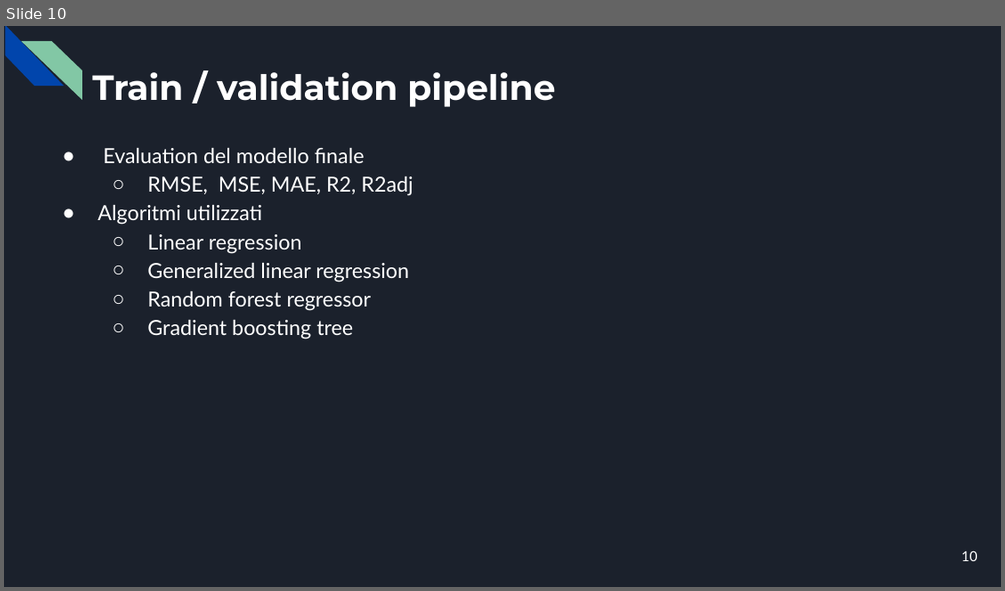
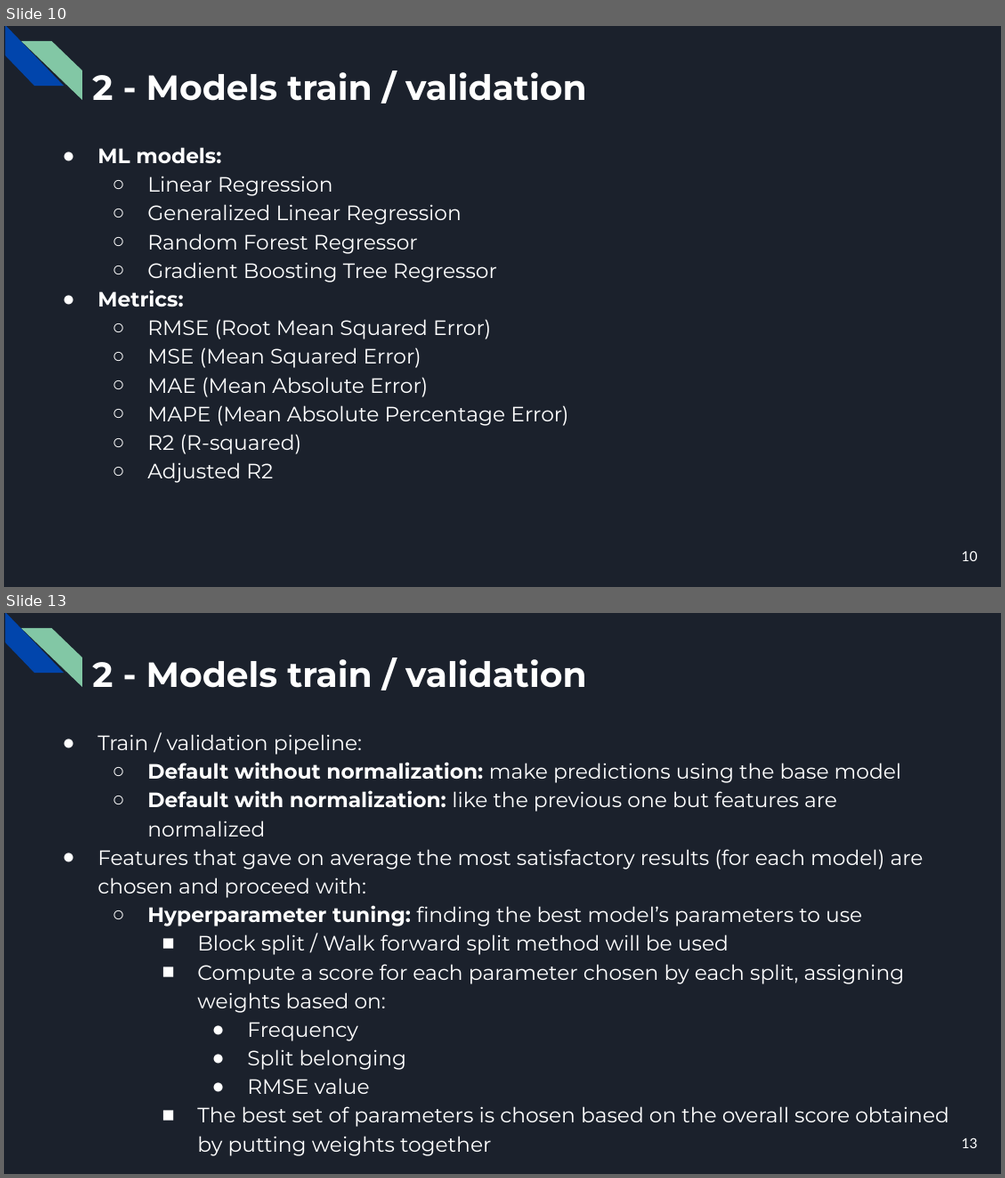
Before and after one commit to CorsiDanilo/bitcoin-price-prediction-with-pyspark, a slide deck: presentation/presentation.pptx. Shown one above the other, each under a label of ours: slide 10 before the commit, slides 10 and 13 after it; the slides between them are not shown. The pictures are 1005x591 and 1005x1178 pixels, drawn with LibreOffice and Linux fonts; fonts in the diff are those of the drawing. Boxes give left, top, right and bottom in pixels: in the first picture for what was removed or moved away, otherwise in the second. Text is boxed around its words. In the diff, an @@ line names an element or a change of style, - is before the commit and + after.

```diff
--- a/presentation/presentation.pptx
+++ b/presentation/presentation.pptx
@@ slide 13 added at [4, 613, 1001, 1174], background #1B212C; not listed: 2 template elements that a slide beside it also shows @@
@@ title added at [92, 659, 586, 688], 25.2 pt, text #FFFFFF, bold @@
+2 - Models train / validation
@@ text added at [97, 734, 949, 1156], 15 pt, text #FFFFFF @@
+● Train / validation pipeline:
+  ○ Default without normalization: make predictions using the base model
+  ○ Default with normalization: like the previous one but features are normalized
+● Features that gave on average the most satisfactory results (for each model) are chosen and proceed with:
+  ○ Hyperparameter tuning: finding the best model’s parameters to use
+    ■ Block split / Walk forward split method will be used
+    ■ Compute a score for each parameter chosen by each split, assigning weights based on:
+      ● Frequency
+      ● Split belonging
+      ● RMSE value
+    ■ The best set of parameters is chosen based on the overall score obtained by putting weights together
@@ page number added at [962, 1137, 978, 1148], 10 pt, text #FFFFFF @@
+13
@@ slide 10 changed as well @@
@@ title at [92, 72, 586, 101]: text changed @@
-Train / validation pipeline
+2 - Models train / validation
@@ text at [97, 147, 568, 483]: text changed; font Lato to Montserrat @@
-● Evaluation del modello finale
-  ○ RMSE, MSE, MAE, R2, R2adj
-● Algoritmi utilizzati
-  ○ Linear regression
-  ○ Generalized linear regression
-  ○ Random forest regressor
-  ○ Gradient boosting tree
+● ML models:
+  ○ Linear Regression
+  ○ Generalized Linear Regression
+  ○ Random Forest Regressor
+  ○ Gradient Boosting Tree Regressor
+● Metrics:
+  ○ RMSE (Root Mean Squared Error)
+  ○ MSE (Mean Squared Error)
+  ○ MAE (Mean Absolute Error)
+  ○ MAPE (Mean Absolute Percentage Error)
+  ○ R2 (R-squared)
+  ○ Adjusted R2
```
Also in this commit, not shown: 5 other slides changed, 13 other slides added, 8 slides removed, 2 other files.
